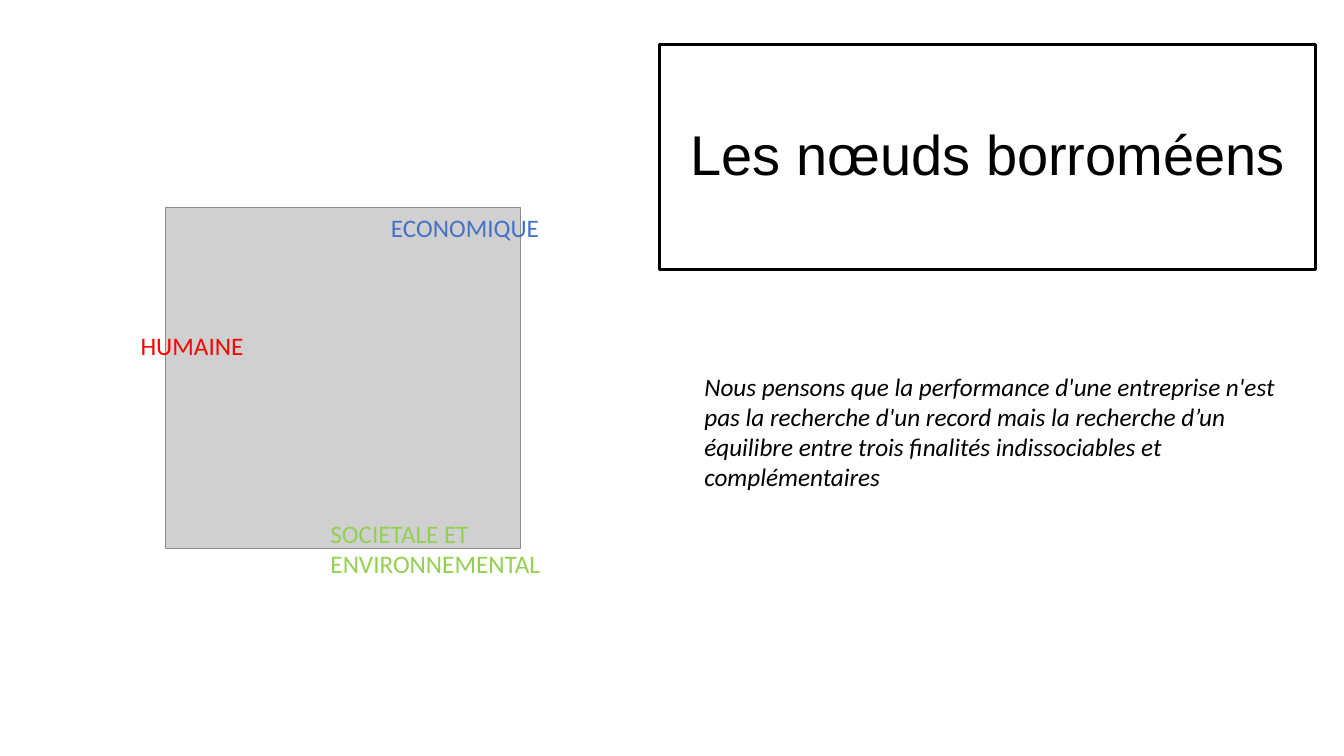
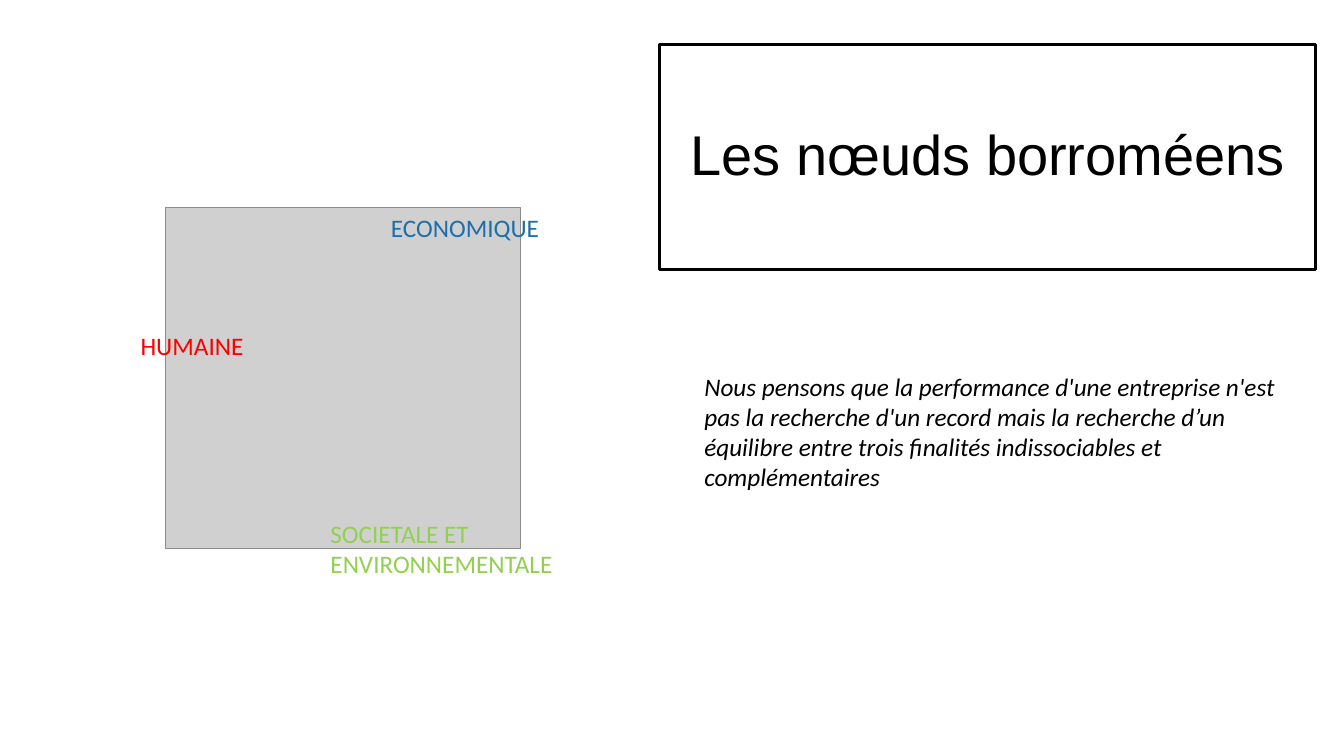
Before and after one commit to Zoridg/Soutenance_stage, a slide deck: slide 4 of Soutenance.pptx. Drawn at 1344x756 pixels with LibreOffice and Linux fonts; fonts in the diff are those of the drawing; grey boxes stand for pictures. Boxes give left, top, right and bottom in pixels: in the first picture for what was removed or moved away, otherwise in the second. Text is boxed around its words. In the diff, an @@ line names an element or a change of style, - is before the commit and + after.

```diff
--- a/Soutenance.pptx
+++ b/Soutenance.pptx
@@ text "ECONOMIQUE" at box(391, 217, 539, 244): text colour #4472C4 to #1D6FA9 @@
@@ text at box(330, 526, 552, 573): text changed @@
-SOCIETALE ET ENVIRONNEMENTAL
+SOCIETALE ET ENVIRONNEMENTALE
```
Also in this commit, not shown: 6 other slides changed, 2 slides added.
